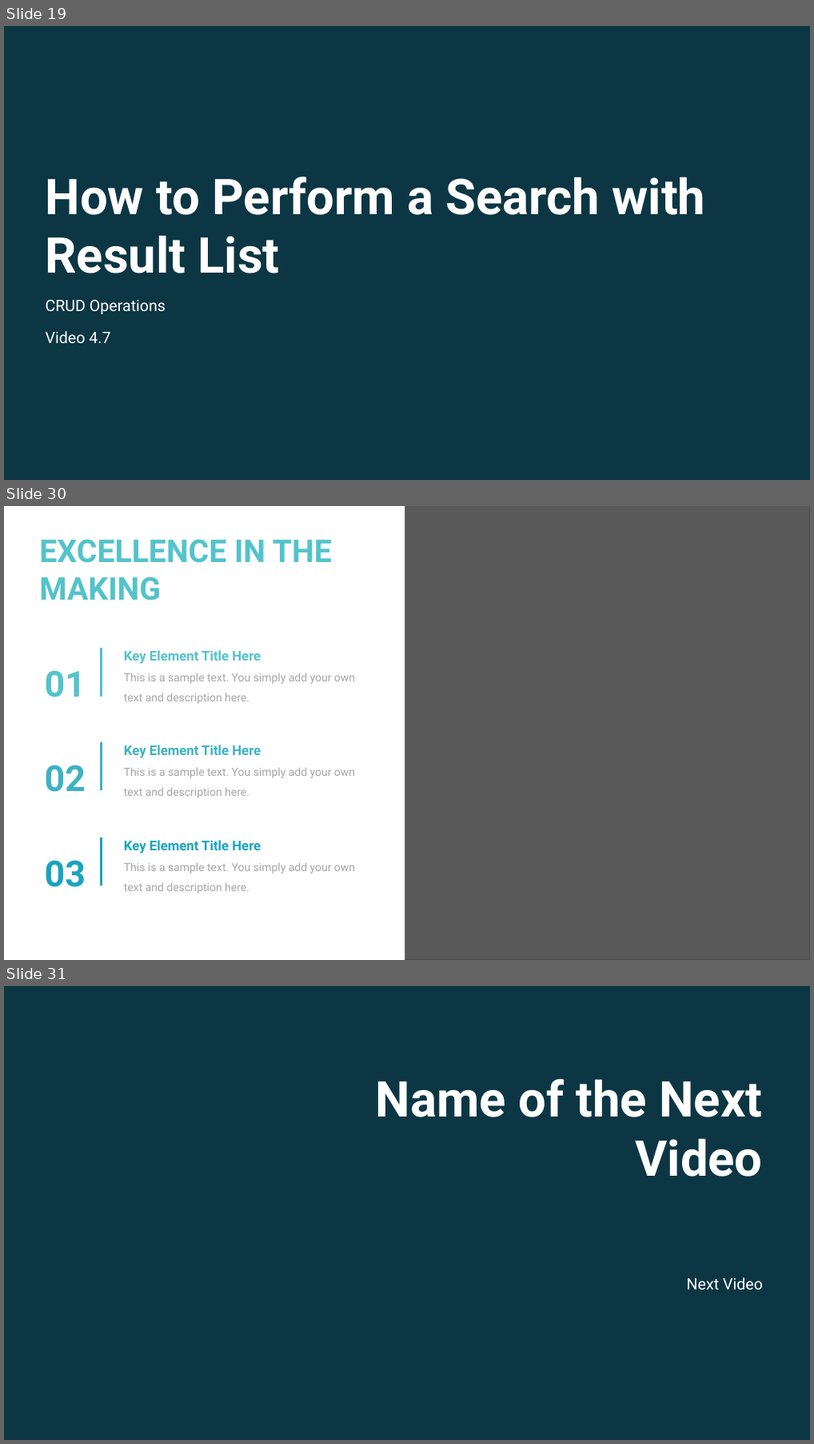
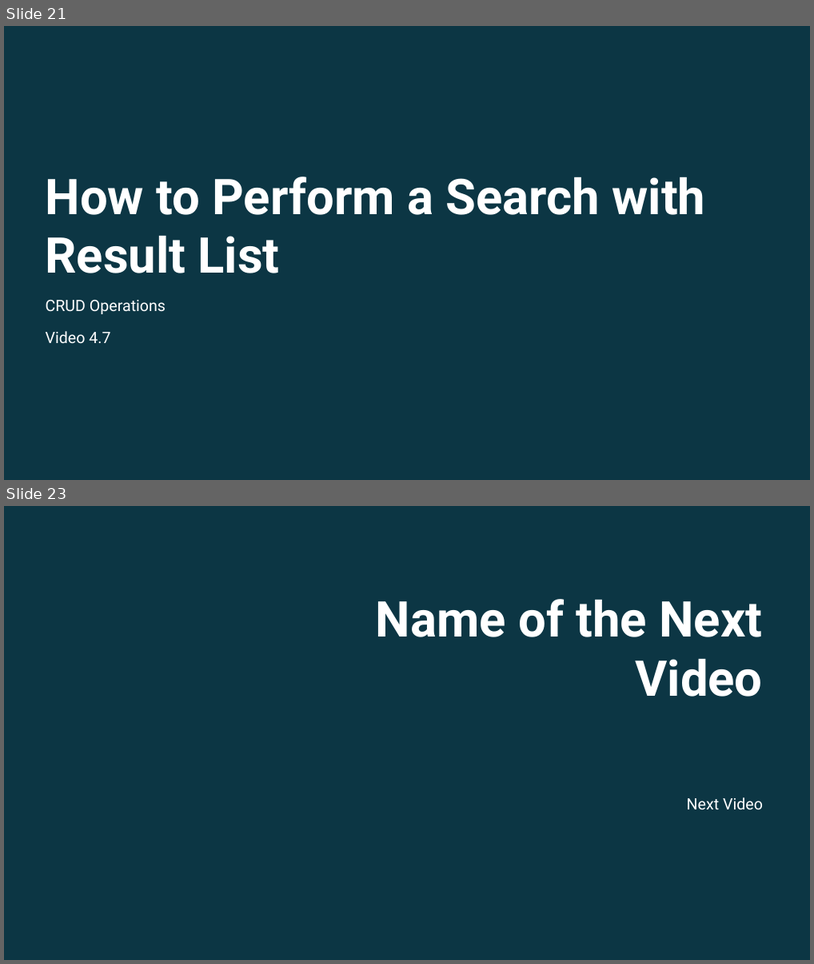
Before and after one commit to ec-council-learning/Entity-Fundamentals-Using-.NET-6, a slide deck: Sections/Section 4/Entity Fundamentals Using .NET 6_Section 4.pptx. Shown one above the other, each under a label of ours: slides 19, 30 and 31 before the commit, slides 21 and 23 after it; the slides between them are not shown. The pictures are 814x1444 and 814x964 pixels, drawn with LibreOffice and Linux fonts; fonts in the diff are those of the drawing; grey boxes stand for pictures; background and template pictures are left out; a plain dark background stands for a picture behind light text. Boxes give left, top, right and bottom in pixels: in the first picture for what was removed or moved away, otherwise in the second. Text is boxed around its words. In the diff, an @@ line names an element or a change of style, - is before the commit and + after.

```diff
--- a/Sections/Section 4/Entity Fundamentals Using .NET 6_Section 4.pptx
+++ b/Sections/Section 4/Entity Fundamentals Using .NET 6_Section 4.pptx
@@ slide 30 removed at (x1=4, y1=506, x2=810, y2=960), background #FFFFFF @@
@@ picture removed at (x1=406, y1=506, x2=810, y2=959) @@
@@ rectangle removed at (x1=406, y1=506, x2=810, y2=959) @@
@@ text removed at (x1=39, y1=539, x2=332, y2=600) @@
-EXCELLENCE IN THE
-MAKING
@@ line removed from (102, 648) to (102, 696) @@
@@ text removed at (x1=45, y1=670, x2=86, y2=697) @@
-01
@@ text removed at (x1=124, y1=650, x2=355, y2=704) @@
-Key Element Title Here
-This is a sample text. You simply add your own text and description here.
@@ line removed from (102, 741) to (102, 790) @@
@@ text removed at (x1=124, y1=744, x2=355, y2=798) @@
-Key Element Title Here
-This is a sample text. You simply add your own text and description here.
@@ text removed at (x1=45, y1=764, x2=86, y2=792) @@
-02
@@ line removed from (102, 836) to (102, 885) @@
@@ text removed at (x1=124, y1=840, x2=355, y2=893) @@
-Key Element Title Here
-This is a sample text. You simply add your own text and description here.
@@ text removed at (x1=45, y1=860, x2=86, y2=887) @@
-03
@@ what was slide 19 is now slide 21 @@
@@ what was slide 31 is now slide 23 @@
```
Also in this commit, not shown: 1 slide changed, 3 slides added, 10 other slides removed, 17 other files.
